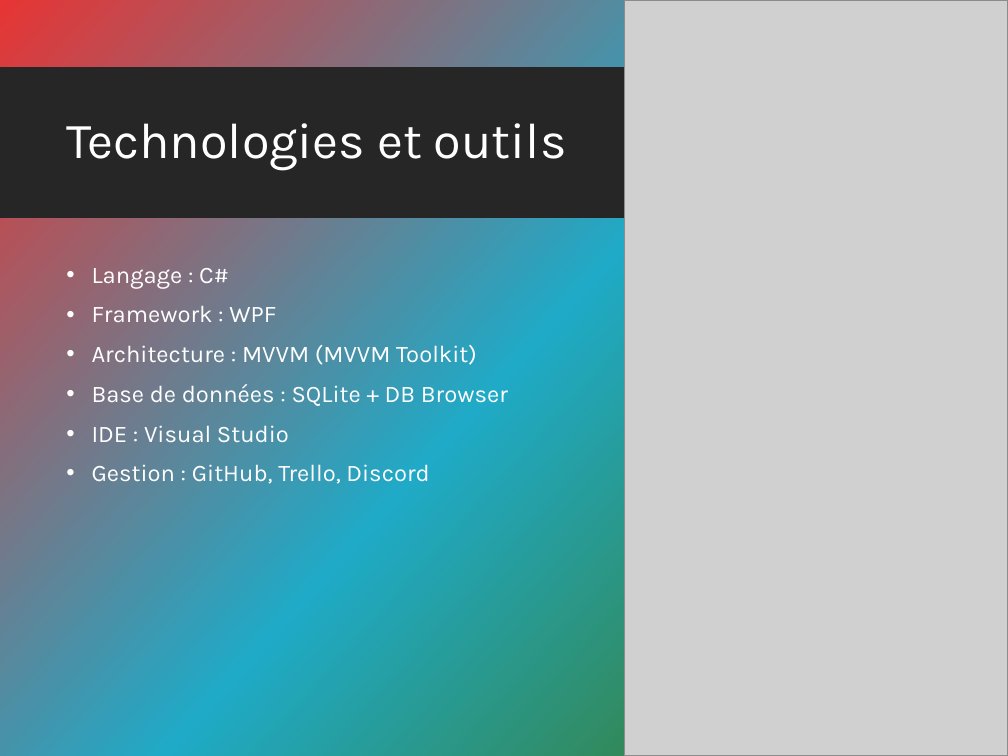
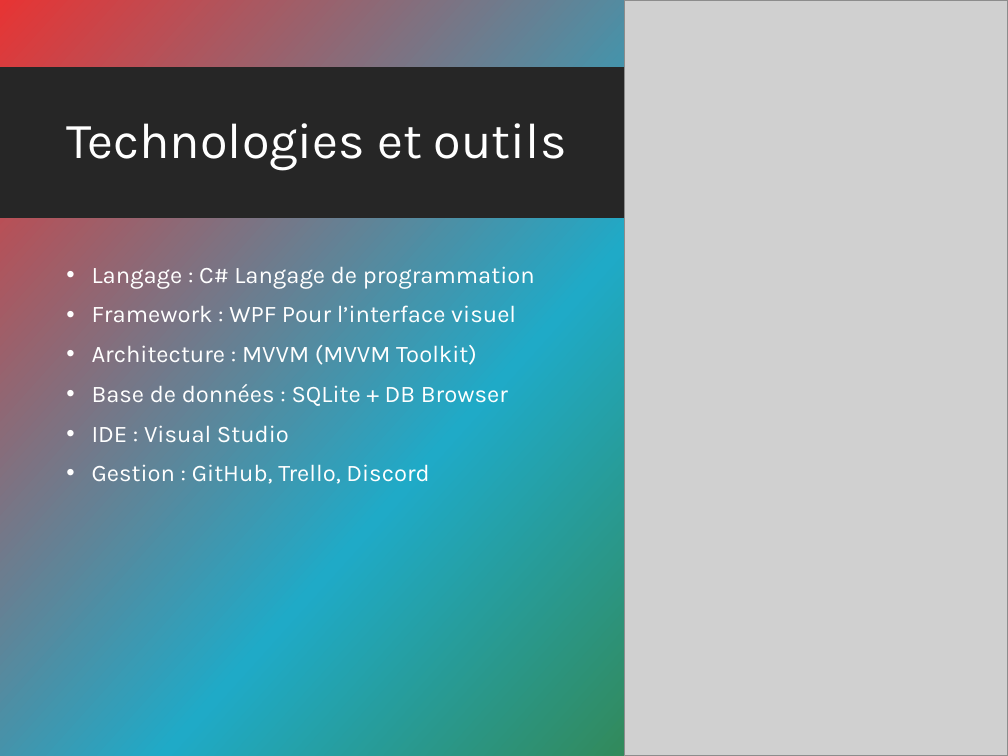
Before and after one commit to Andylamothe/EduMarket, a slide deck: slide 3 of Rapport_Final_Application_CSharp.pptx. Drawn at 1008x756 pixels with LibreOffice and Linux fonts; fonts in the diff are those of the drawing; grey boxes stand for pictures; background and template pictures are left out. Boxes give left, top, right and bottom in pixels: in the first picture for what was removed or moved away, otherwise in the second. Text is boxed around its words. In the diff, an @@ line names an element or a change of style, - is before the commit and + after.

```diff
--- a/Rapport_Final_Application_CSharp.pptx
+++ b/Rapport_Final_Application_CSharp.pptx
@@ text at (92,266,535,323): text changed @@
-• Langage : C#
-• Framework : WPF
+• Langage : C# Langage de programmation
+• Framework : WPF Pour l’interface visuel
```
